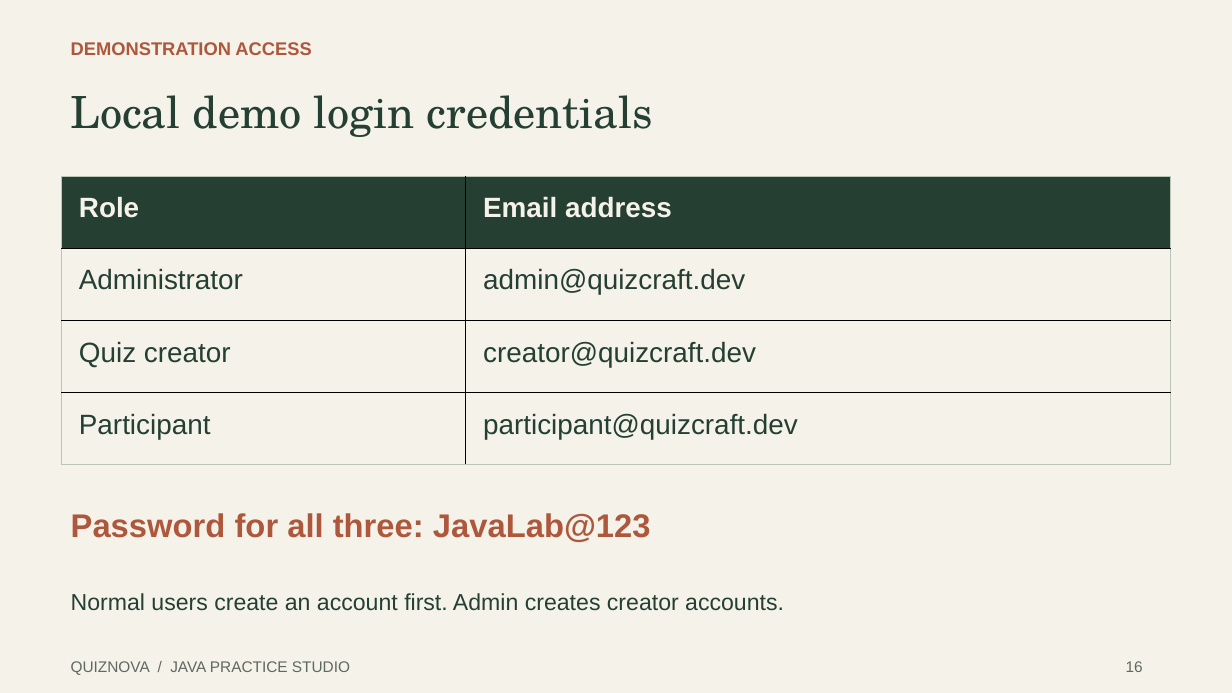
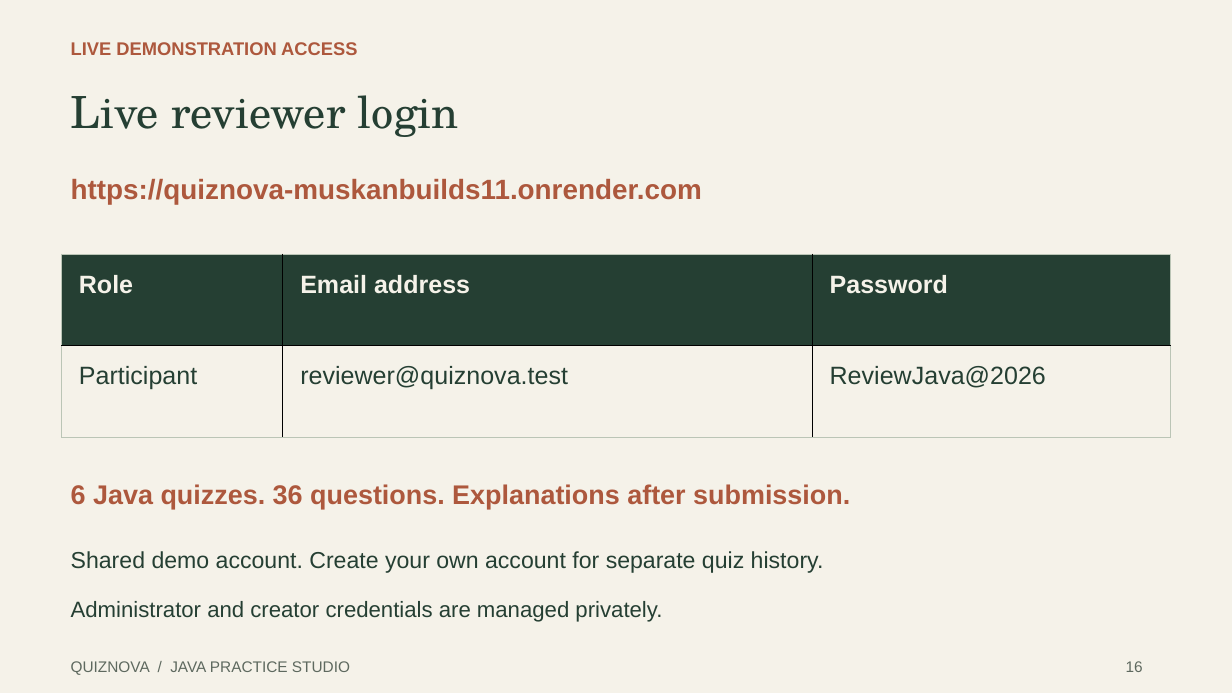
Before and after one commit to muskanbuilds11/java-online-quiz-platform, a slide deck: slide 16 of docs/presentation/QuizNova-Review-1.pptx. Drawn at 1232x693 pixels with LibreOffice and Linux fonts; fonts in the diff are those of the drawing. Boxes give left, top, right and bottom in pixels: in the first picture for what was removed or moved away, otherwise in the second. Text is boxed around its words. In the diff, an @@ line names an element or a change of style, - is before the commit and + after.

Commit message:
Publish Java starter quiz library and live reviewer access slide

```diff
--- a/docs/presentation/QuizNova-Review-1.pptx
+++ b/docs/presentation/QuizNova-Review-1.pptx
@@ text at (x1=71, y1=42, x2=357, y2=55): text changed @@
-DEMONSTRATION ACCESS
+LIVE DEMONSTRATION ACCESS
@@ text at (x1=71, y1=95, x2=459, y2=137): text changed @@
-Local demo login credentials
+Live reviewer login
@@ text added at (x1=71, y1=179, x2=702, y2=205), 21.8 pt, text #AD583D, bold @@
+https://quiznova-muskanbuilds11.onrender.com
@@ table at (x1=62, y1=254, x2=1172, y2=437) @@
-Role | Email address
-Administrator | admin@quizcraft.dev
-Quiz creator | creator@quizcraft.dev
-Participant | participant@quizcraft.dev
+Role | Email address | Password
+Participant | reviewer@quiznova.test | ReviewJava@2026
@@ table resized from (x1=62, y1=177, x2=1171, y2=465) to (x1=62, y1=254, x2=1172, y2=437) @@
@@ text at (x1=71, y1=484, x2=850, y2=509): text changed; size 18 to 21 pt; text colour #253F33 to #AD583D; bold on @@
-Normal users create an account first. Admin creates creator accounts.
+6 Java quizzes. 36 questions. Explanations after submission.
@@ text removed at (x1=71, y1=513, x2=651, y2=542) @@
-Password for all three: JavaLab@123
@@ text added at (x1=71, y1=551, x2=824, y2=573), 18 pt, text #253F33 @@
+Shared demo account. Create your own account for separate quiz history.
@@ text added at (x1=71, y1=601, x2=662, y2=622), 17.2 pt, text #253F33 @@
+Administrator and creator credentials are managed privately.
```
Also in this commit, not shown: 5 other files.
